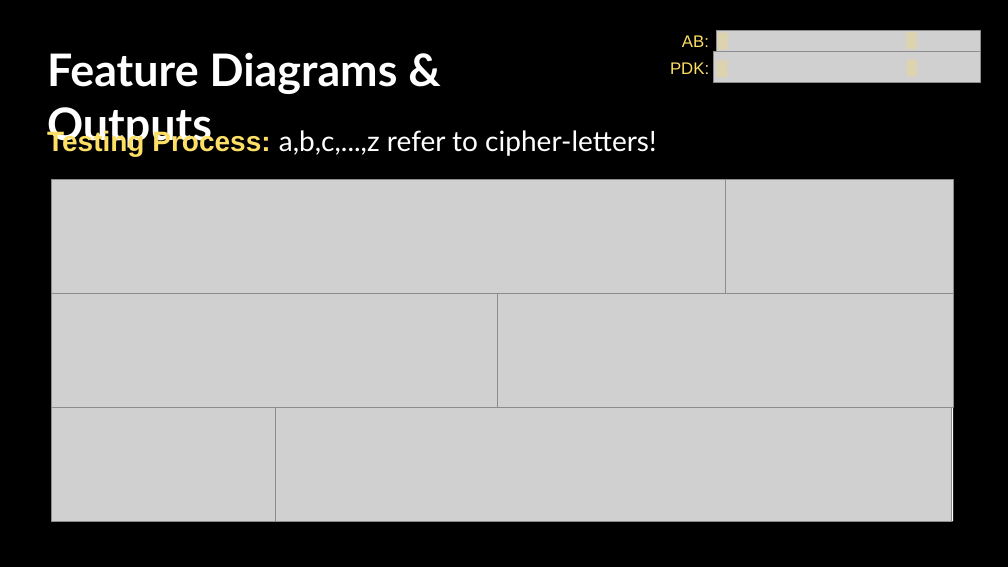
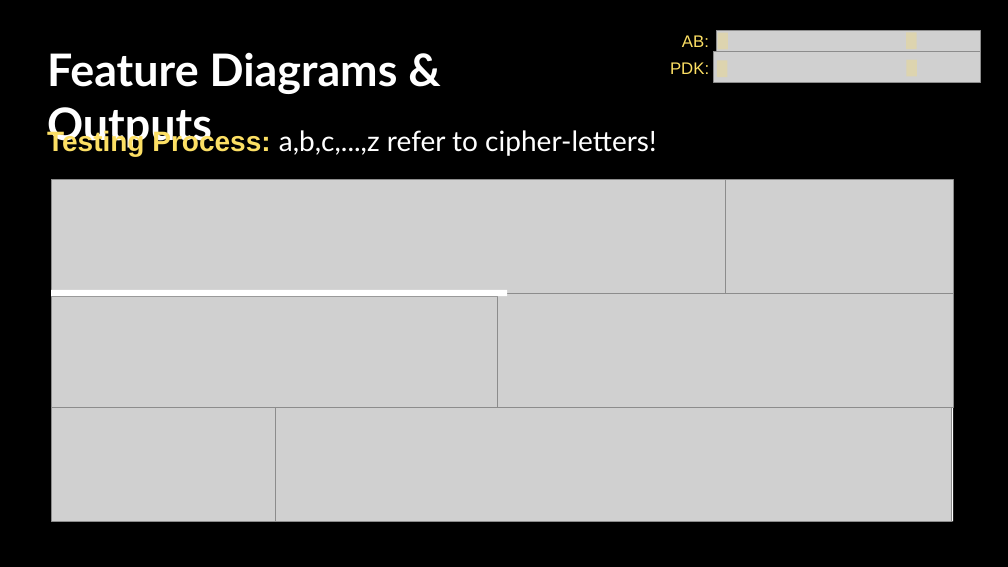
Before and after one commit to nataliakoliou/ML-Ciphertext-Decryption-Algorithm, a slide deck: slide 12 of project-presentation.pptx. Drawn at 1008x567 pixels with LibreOffice and Linux fonts; fonts in the diff are those of the drawing; grey boxes stand for pictures. Boxes give left, top, right and bottom in pixels: in the first picture for what was removed or moved away, otherwise in the second. Text is boxed around its words. In the diff, an @@ line names an element or a change of style, - is before the commit and + after.

```diff
--- a/project-presentation.pptx
+++ b/project-presentation.pptx
@@ rectangle added at <box>51,290,507,296</box>, fill #FFFFFF @@
```
